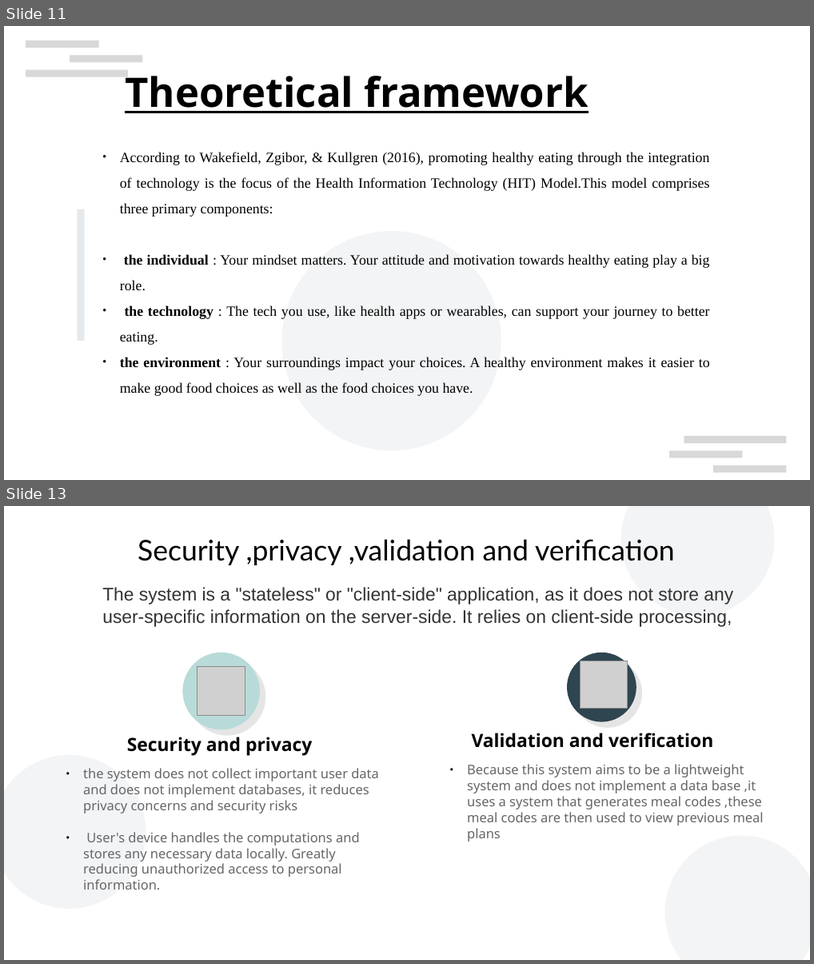
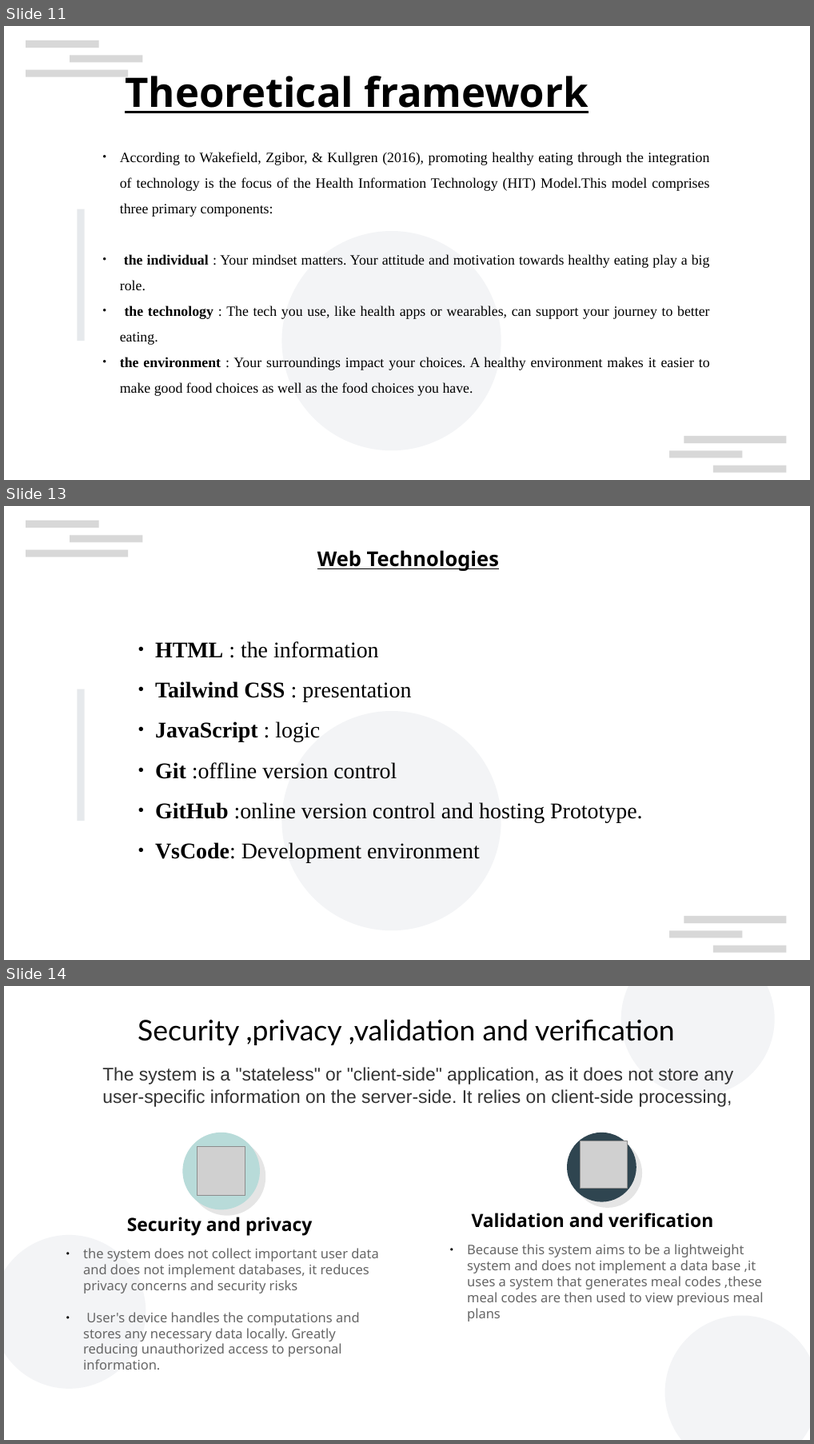
Before and after one commit to Chilanzi-thirt33n/PROJECT-BALANCE, a slide deck: Documentation v0.1/OPEN SOURCE MEAL PLANNER.odp. Shown one above the other, each under a label of ours: slides 11 and 13 before the commit, slides 11, 13 and 14 after it; the slides between them are not shown. The pictures are 814x964 and 814x1444 pixels, drawn with LibreOffice and Linux fonts; fonts in the diff are those of the drawing; grey boxes stand for pictures; background and template pictures are left out. Boxes give left, top, right and bottom in pixels: in the first picture for what was removed or moved away, otherwise in the second. Text is boxed around its words. In the diff, an @@ line names an element or a change of style, - is before the commit and + after.

```diff
--- a/Documentation v0.1/OPEN SOURCE MEAL PLANNER.odp
+++ b/Documentation v0.1/OPEN SOURCE MEAL PLANNER.odp
@@ slide 13 added at (4,506,810,960), background #FFFFFF; not listed: 7 template elements that a slide beside it also shows @@
@@ text added at (318,550,499,571), 20 pt, text #000000, bold, underline @@
+Web Technologies
@@ text added at (155,641,642,863), 22 pt, text #000000 @@
+● HTML : the information
+● Tailwind CSS : presentation
+● JavaScript : logic
+● Git :offline version control
+● GitHub :online version control and hosting Prototype.
+● VsCode: Development environment
@@ rectangle added at (77,689,85,820), fill #CED4DA at 50% opacity @@
@@ what was slide 13 is now slide 14 @@
```
Also in this commit, not shown: 2 slides changed, 1 slide removed, 1 other file.
